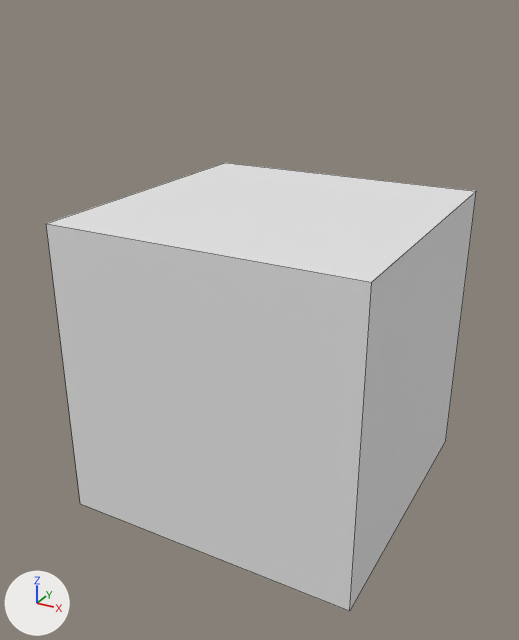
The FBX model Assets/SourceFile/Building/Building1.fbx as it was, and as the next commit left it.
One viewpoint serves both versions: a 50 mm camera at (0.204, -0.296, 0.217) aimed at (-0.005, 0.085, 0.026). Every picture has the same lights, and +X, +Y and +Z are marked at lower left. Mesh edges are drawn as thin lines. Where no turn or scale is listed for an object, it has been applied to the vertices.
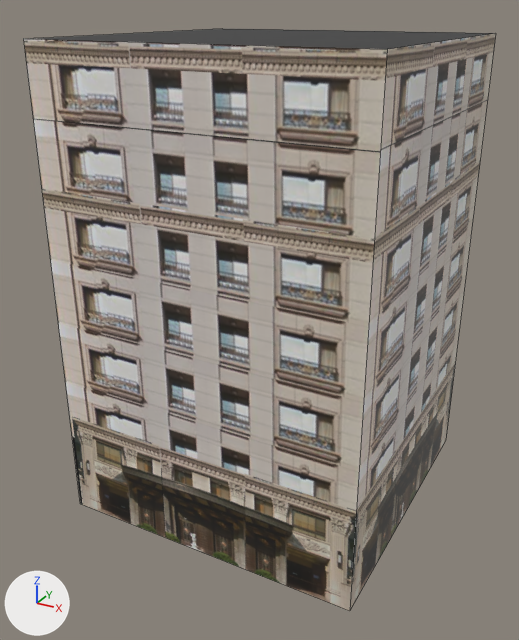
The newer file is also turned or shifted as a whole; pictures and numbers use the older file's frame.

Pixel boxes (x1, y1, x2, y2) of what changed, in the pictures (519 x 640 px):
'Cube', reshaped (10% wider, 30% taller)
    before: (46, 163, 476, 611)
    after: (24, 29, 496, 611)

The edits, one by one:
Picture 'Building1.png' (img_building1_png) is new.
Material 'bilding1__Building1_png' (mat_bilding1__building1_png) is new.
Its texture is img_building1_png.
me_cube is used by ob_cube; location (0.0, 0.0, 0.0).
me_cube had 8 vertices, 6 faces and spanned x -0.1..0.1, y 0.0..0.2, z -0.1..0.1.
me_cube no longer uses material mat_unnamed (white #e7e7e7).
me_cube now has 8 vertices, 5 faces and spans x -0.1..0.1, y 0.0..0.2, z -0.1..0.2.
Part 1, on me_cube:
4 vertices are removed from x -0.1..0.1, y 0.0..0.2, z 0.1.
6 faces are deleted.
4 vertices are added at (-0.1, 0.2, 0.2), (0.1, 0.2, 0.2), (-0.1, 0.0, 0.2), (0.1, 0.0, 0.2).
5 new faces join them.
me_cube now uses material mat_bilding1__building1_png (picture img_building1_png).
